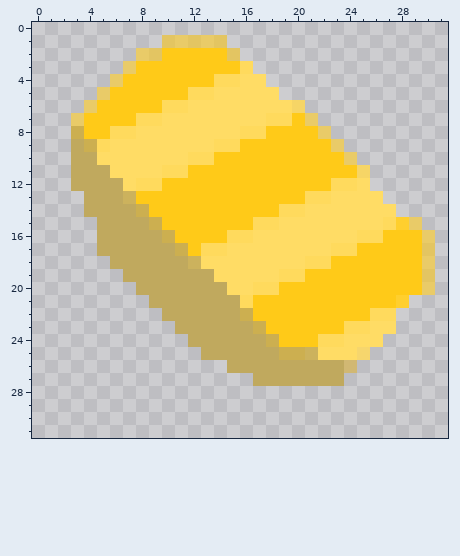
File history of a pixel-art sprite, sprites/items/gold.png. This is how it looked before the edit.
The file is 32x32 pixels. Colours within 5 levels of each other are drawn and written as one.
After the commit:
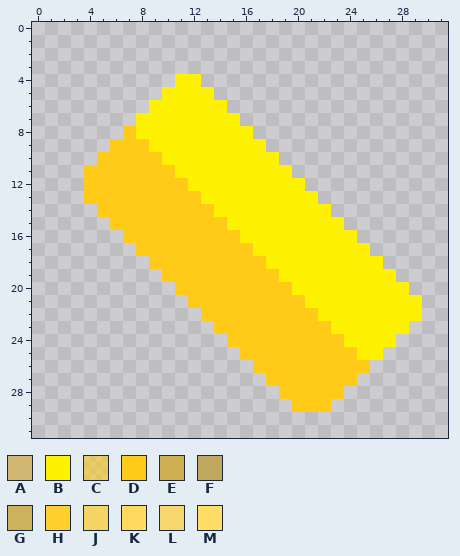
Palette (. is transparent): A #d1b873  B #fff200  C #ffca1890  D #ffca18  E #ccaf50  F #c0a95e  G #ccb25d  H #ffcf2e  J #ffd74fd2  K #ffda5d  L #f6d66d  M #ffdc65
Diff:
Changed rows in their new state; - is an unchanged pixel.
first column x 3:
 1 -------.....----------------
 2 -----........---------------
 3 ----..........--------------
 4 ---.....BB.....-------------
 5 --.....BBBB.....------------
 6 -.....BBBBBB......----------
 7 .....BBBBBBBB......---------
 8 ....DBBBBBBBBB......--------
 9 ...DDDBBBBBBBBB......-------
10 ..DDDDDBBBBBBBBB......------
11 .DDDDDDDBBBBBBBBB......-----
12 .DDDDDD--BBBBBBBBB.....-----
13 -DDDD-----BBBBBBBBB.....----
14 -.DDDD-----BBBBBBBBB.....---
15 --.DDDD-----BBBBBBBBB......-
16 --..DDDD----DBBBBBBBBB......
17 --...DDDD-DDDDBBBBBBBBB.....
18 ---...DDDDDDDDDBBBBBBBBB....
19 ----...DDDDDDDDDBBBBBBBBB...
20 -----...DDDDDDDD-BBBBBBBBB..
21 ------...DDDDD----BBBBBBBBB-
22 -------...DDDD-----BBBBBBBB-
23 --------...DDDD-----BBBBBB--
24 ---------...DDDD---DDBBBB---
25 ----------...DDDDDDDDDBB----
26 ------------..DDDDDDDDD-----
27 --------------.DDDDDDD------
28 ----------------DDDDD-------
29 -----------------DDD--------
Where, in picture pixels (left, top, right, bottom), the same in both pictures:
changed: (71, 35, 435, 412)
